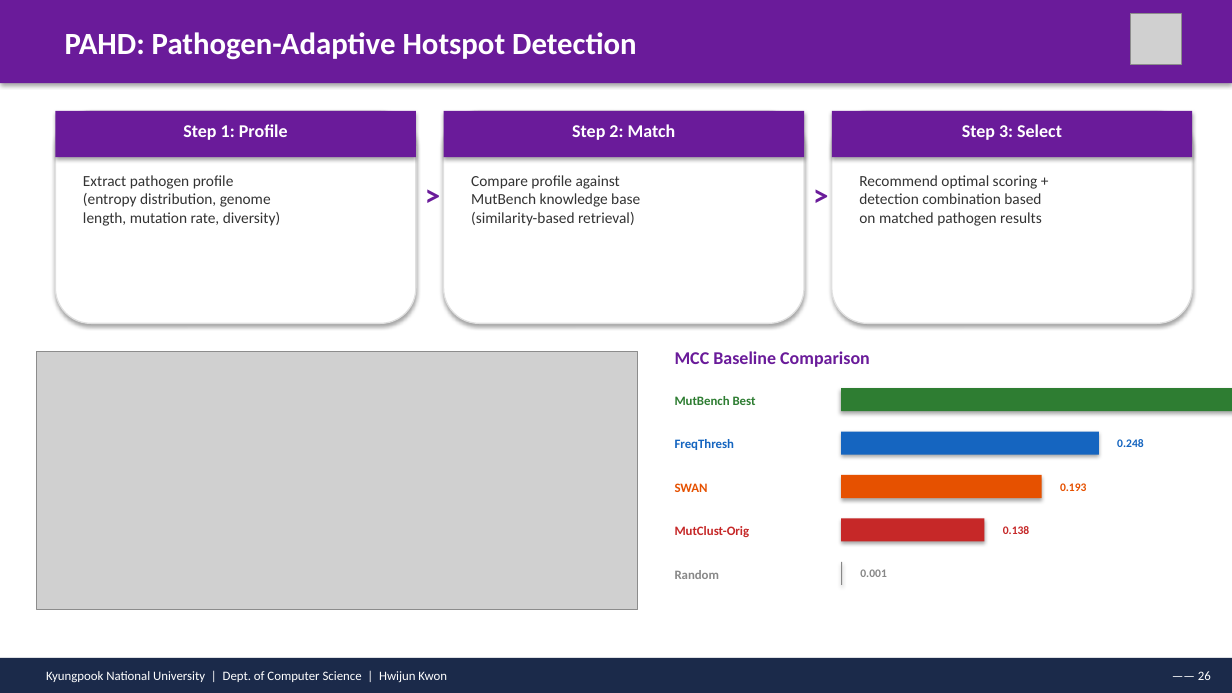
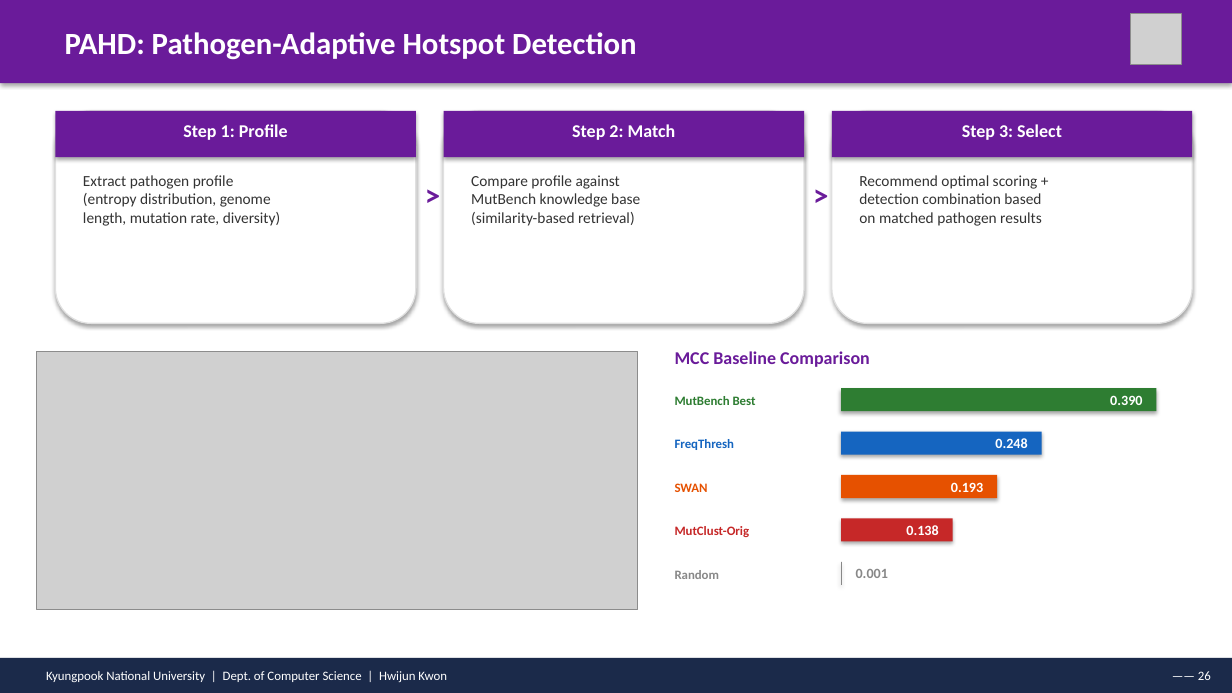
Before and after one commit to hwijunkwon/mutbench, a slide deck: slide 26 of paper/ppt/MutBench_Defense_v4.pptx. Drawn at 1232x693 pixels with LibreOffice and Linux fonts; fonts in the diff are those of the drawing; grey boxes stand for pictures. Boxes give left, top, right and bottom in pixels: in the first picture for what was removed or moved away, otherwise in the second. Text is boxed around its words. In the diff, an @@ line names an element or a change of style, - is before the commit and + after.

```diff
--- a/paper/ppt/MutBench_Defense_v4.pptx
+++ b/paper/ppt/MutBench_Defense_v4.pptx
@@ rectangle: place and size @@
-rectangle at box(841, 388, 1232, 411)
+rectangle at box(841, 388, 1156, 411)
@@ text added at box(1110, 395, 1142, 405), 11 pt, text #FFFFFF, bold @@
+0.390
@@ rectangle: place and size @@
-rectangle at box(841, 432, 1099, 455)
+rectangle at box(841, 432, 1042, 455)
@@ text "0.248": place and size @@
-text "0.248" at box(1117, 439, 1143, 447)
+text "0.248" at box(995, 438, 1027, 448)
@@ text "0.248" at box(995, 438, 1027, 448): size 9 to 11 pt, text colour #1565C0 to #FFFFFF; alignment left to right @@
@@ rectangle: place and size @@
-rectangle at box(841, 475, 1042, 498)
+rectangle at box(841, 475, 997, 498)
@@ text "0.193": place and size @@
-text "0.193" at box(1060, 483, 1086, 491)
+text "0.193" at box(951, 482, 983, 492)
@@ text "0.193" at box(951, 482, 983, 492): size 9 to 11 pt, text colour #E65100 to #FFFFFF; alignment left to right @@
@@ rectangle: place and size @@
-rectangle at box(841, 518, 984, 542)
+rectangle at box(841, 518, 953, 542)
@@ text "0.138": place and size @@
-text "0.138" at box(1003, 526, 1029, 534)
+text "0.138" at box(906, 525, 938, 535)
@@ text "0.138" at box(906, 525, 938, 535): size 9 to 11 pt, text colour #C62828 to #FFFFFF; alignment left to right @@
@@ text "0.001" at box(856, 569, 888, 578): size 9 to 11 pt @@
```
Also in this commit, not shown: 19 other slides changed, 1 other file.
